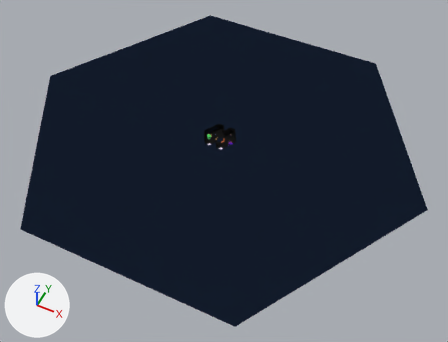
The Blender file Blends/Lobby.blend, before and after one commit.
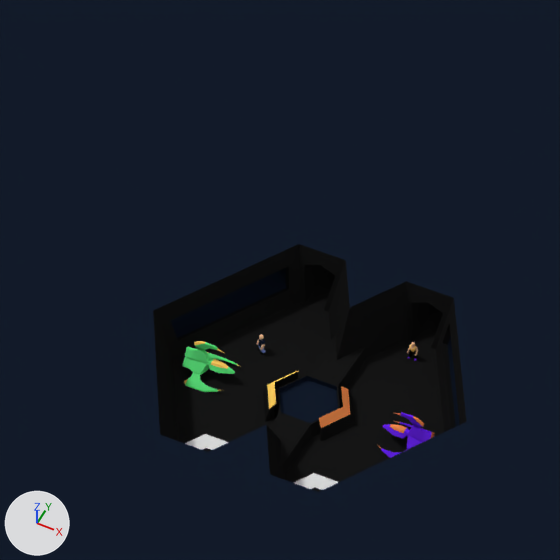
Each version appears first whole from a 50 mm lens placed at (71.8, -140.4, 159.9), pointed at (4.8, -6.5, -7.5), and next in a close-up on the part from 42% to 55% of the width and 29% to 46% of the height. Arrows for +X, +Y and +Z are at lower left; the lights stay in place.

The first close-up shows 'Chamber', 'Female', 'KlåMk10_PROP1', 'KlåMk10_PROP2'.
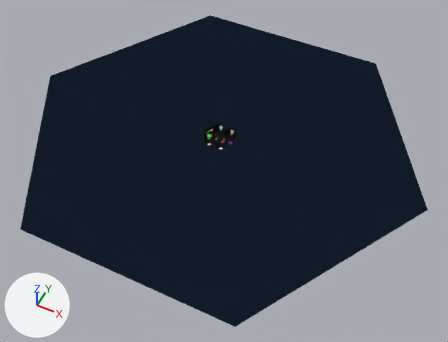
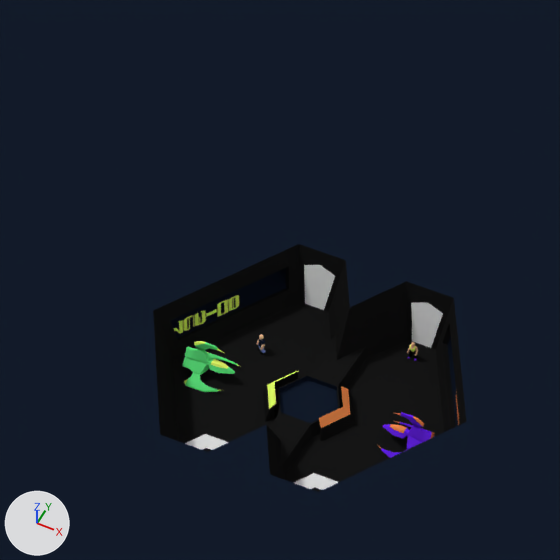
Boxes [x1, y1, x2, y2] around the edits, measured in the close-ups (560 x 560 px):
'Chamber', recoloured: [170, 261, 463, 428] in both
'KlåMk10_PROP1', recoloured: [184, 341, 241, 392] in both
'Door_PROP2', added: after [411, 303, 443, 348]
'Door_PROP1', added: after [304, 265, 335, 310]
'Female', recoloured: [408, 342, 418, 354] in both
'0', shown: after [217, 299, 228, 316]
'8', shown: after [228, 295, 239, 311]
'3', shown: after [195, 310, 206, 326]
'6', shown: after [183, 315, 194, 331]
'7', shown: after [173, 320, 183, 334]
'1', now drawn: after [206, 309, 217, 317]

The change, as a diff of the scene's bpy script:
```diff
--- a/Blends/Lobby.blend.py
+++ b/Blends/Lobby.blend.py
@@ mat_ship_secondary @@
 mat_ship_secondary = diffuse_material('Ship_secondary')
-mat_ship_secondary.base_color = (1.0, 0.638, 0.124)  # yellow #ffd163
+mat_ship_secondary.base_color = (0.795, 1.0, 0.146)  # green #e6ff6b
@@ me_door_open @@
+me_door_open.from_pydata([(0.66, 0.19, 1.53), (0.4, -0.26, 0.0), (0.0, 0.26, 1.76), (0.0, -0.26, 0.0), (-0.66, 0.19, 1.53), (-0.4, -0.26, 0.0), (0.0, 0.26, 1.76), (0.0, -0.26, 0.0)], [], [(0, 2, 3, 1), (5, 7, 6, 4)])
+me_door_open.materials.append(mat_drain)  # its picture is missing
@@ ob_7 @@
 _m = ob_7.modifiers.new('Solidify', 'SOLIDIFY')
 _m.nonmanifold_merge_threshold = 0.0003
-ob_7.hide_set(True)  # its collection is switched off
@@ ob_6 @@
 _m = ob_6.modifiers.new('Solidify', 'SOLIDIFY')
 _m.nonmanifold_merge_threshold = 0.0003
-ob_6.hide_set(True)  # its collection is switched off
@@ ob_8 @@
 _m = ob_8.modifiers.new('Solidify', 'SOLIDIFY')
 _m.nonmanifold_merge_threshold = 0.0003
-ob_8.hide_set(True)  # its collection is switched off
@@ ob_3 @@
 _m = ob_3.modifiers.new('Solidify', 'SOLIDIFY')
 _m.nonmanifold_merge_threshold = 0.0003
-ob_3.hide_set(True)  # its collection is switched off
@@ ob_2 @@
 _m = ob_2.modifiers.new('Solidify', 'SOLIDIFY')
 _m.nonmanifold_merge_threshold = 0.0003
-ob_2.hide_set(True)  # its collection is switched off
@@ ob_0 @@
 _m = ob_0.modifiers.new('Solidify', 'SOLIDIFY')
 _m.nonmanifold_merge_threshold = 0.0003
-ob_0.hide_set(True)  # its collection is switched off
@@ ob_door_prop2 @@
+ob_door_prop2 = bpy.data.objects.new('Door_PROP2', me_door_open)
+ob_door_prop2.location = (2.26, 5.22, 0.0)
+_m = ob_door_prop2.modifiers.new('EdgeSplit', 'EDGE_SPLIT')
+_m.use_edge_angle = False
@@ ob_door_prop1 @@
+ob_door_prop1 = bpy.data.objects.new('Door_PROP1', me_door_open.copy())
+ob_door_prop1.location = (-2.26, 5.22, 0.0)
+_m = ob_door_prop1.modifiers.new('EdgeSplit', 'EDGE_SPLIT')
+_m.use_edge_angle = False
```
